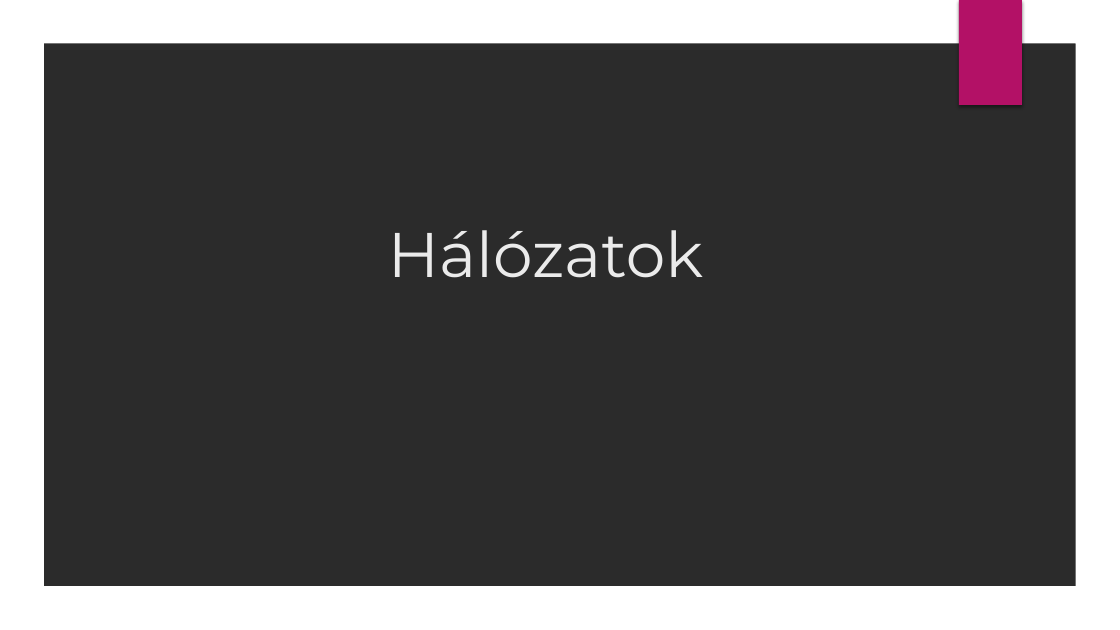
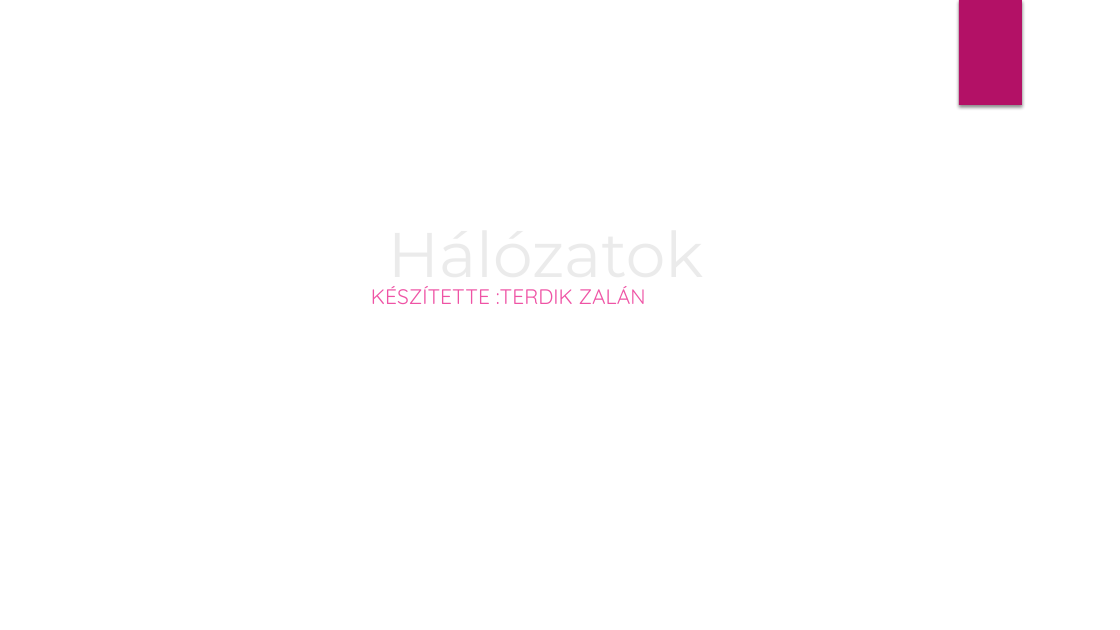
Before and after one commit to TeRdIkZaLan/Terdik-Zal-n-PPT, a slide deck: slide 1 of Hálózatok.pptx. Drawn at 1120x630 pixels with LibreOffice and Linux fonts; fonts in the diff are those of the drawing; background and template pictures are left out; a plain dark background stands for a picture behind light text. Boxes give left, top, right and bottom in pixels: in the first picture for what was removed or moved away, otherwise in the second. Text is boxed around its words. In the diff, an @@ line names an element or a change of style, - is before the commit and + after.

```diff
--- a/Hálózatok.pptx
+++ b/Hálózatok.pptx
@@ freeform shape removed at box(0, 0, 1120, 630) @@
@@ subtitle added at box(371, 286, 646, 304), 18 pt, text #EF53A5 @@
+KÉSZÍTETTE :TERDIK ZALÁN
```
Also in this commit, not shown: 5 other slides changed.
